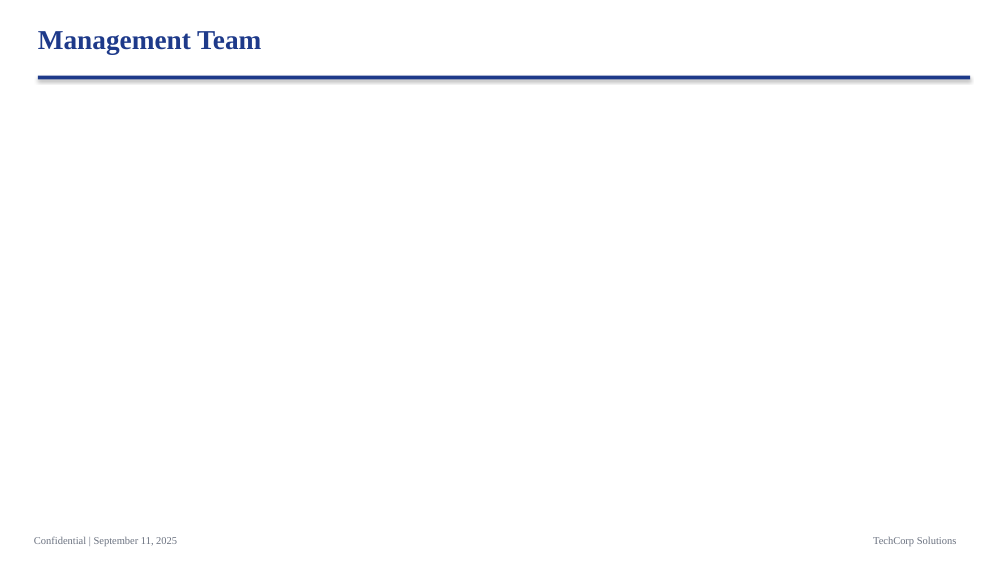
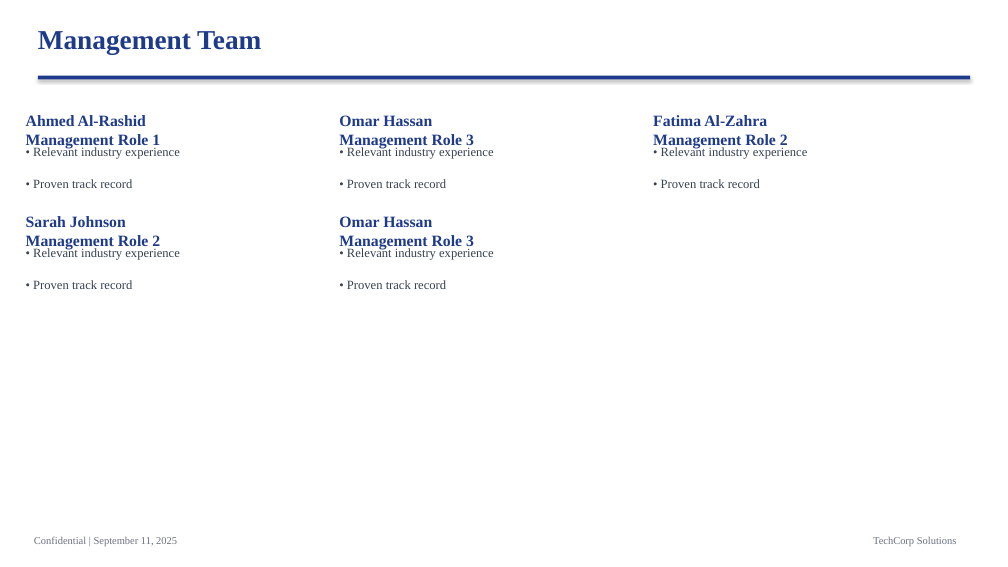
Before and after one commit to alinvb/slide_generator, a slide deck: slide 5 of output_presentation.pptx (slide 4 before the commit). Drawn at 1008x567 pixels with LibreOffice and Linux fonts; fonts in the diff are those of the drawing. Boxes give left, top, right and bottom in pixels: in the first picture for what was removed or moved away, otherwise in the second. Text is boxed around its words. In the diff, an @@ line names an element or a change of style, - is before the commit and + after.

```diff
--- a/output_presentation.pptx
+++ b/output_presentation.pptx
@@ text added at box(26, 115, 160, 148), 15 pt, text #1E3A8A, bold @@
+Ahmed Al-Rashid
+Management Role 1
@@ text added at box(339, 115, 474, 148), 15 pt, text #1E3A8A, bold @@
+Omar Hassan
+Management Role 3
@@ text added at box(653, 115, 788, 148), 15 pt, text #1E3A8A, bold @@
+Fatima Al-Zahra
+Management Role 2
@@ text added at box(33, 146, 179, 159), 12 pt, text #374151 @@
+• Relevant industry experience
@@ text added at box(347, 146, 493, 159), 12 pt, text #374151 @@
+• Relevant industry experience
@@ text added at box(661, 146, 807, 159), 12 pt, text #374151 @@
+• Relevant industry experience
@@ text added at box(33, 179, 132, 188), 12 pt, text #374151 @@
+• Proven track record
@@ text added at box(347, 179, 446, 188), 12 pt, text #374151 @@
+• Proven track record
@@ text added at box(661, 179, 760, 188), 12 pt, text #374151 @@
+• Proven track record
@@ text added at box(26, 216, 160, 250), 15 pt, text #1E3A8A, bold @@
+Sarah Johnson
+Management Role 2
@@ text added at box(339, 216, 474, 250), 15 pt, text #1E3A8A, bold @@
+Omar Hassan
+Management Role 3
@@ text added at box(33, 247, 179, 260), 12 pt, text #374151 @@
+• Relevant industry experience
@@ text added at box(347, 247, 493, 260), 12 pt, text #374151 @@
+• Relevant industry experience
@@ text added at box(33, 280, 132, 289), 12 pt, text #374151 @@
+• Proven track record
@@ text added at box(347, 280, 446, 289), 12 pt, text #374151 @@
+• Proven track record
```
Also in this commit, not shown: 6 other slides changed, 4 slides added, 3 slides removed, 1 other file.
